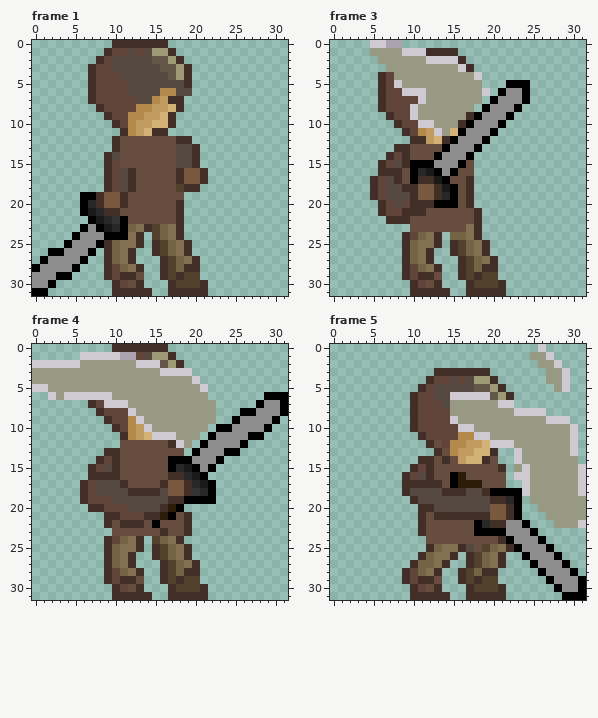
A animated GIF sprite gets an edit: Game Sprites/With new color/Sprite With Animation/Fixed/Attack 2(Melee)/Attack 2 - iii.gif. Above, as it was before the edit.
The file is 128x128 pixels, drawn in blocks of 4x4; one block is one cell here. Colours within 5 levels of each other are drawn and written as one. Shown: frame 1, frame 3, frame 4, frame 5. The commit also changed other frames, which this record leaves out.
Now the later version:
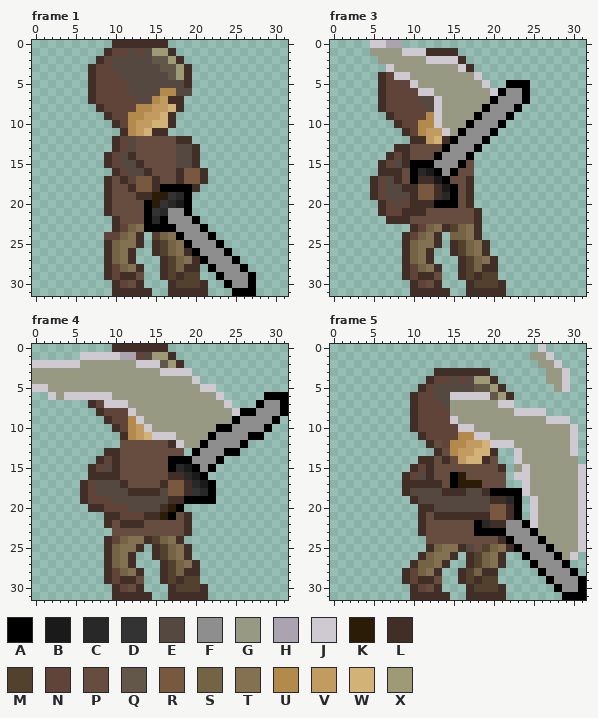
Palette (. is transparent): A #000000  B #1a1a1a  C #282828  D #333333  E #554840  F #8e8e8e  G #979983  H #aca3b1  J #cfcad2  K #2b1c07  L #412e27  M #52412c  N #604439  P #664d3f  Q #625749  R #78583e  S #756345  T #847152  U #b3894c  V #c19b60  W #d3b278  X #9e9a75
The edit:
Changed rows in their new state; - is an unchanged pixel.
Frame 1:
first column x 0:
12 -----------NE---------------
13 -----------NE---------------
14 ----------NEL---------------
15 -----------EEL--------------
16 ---------.LNEEL-------------
17 ----------PLNRRL------------
18 ----------PP-RRLAAAA--------
19 ------...LPP-LLKKDCA--------
20 ------...LPP--AKDCBA--------
21 ------...-P---ADCFFA--------
22 -------...LP--ACAFFFA-------
23 ------....LN--AAAAFFFA------
24 -----....NNS------AFFFA-----
25 ----.....----------AFFFA----
26 --......------------AFFFA---
27 -......--------------AFFFA--
28 ......----------------AFFFA-
29 .....------------------AFFFA
30 ...---------------------AFFA
31 ..-----------------------AAA
Frame 3:
first column x 7:
 3 J-------------
 4 -JJ-----------
 5 -NNJ--------J-
 6 --NN-J------GJ
 7 ----EEJ-----G-
 8 ---NNEJ----G--
 9 ---NNUJ---G---
10 ----UUJ--G----
11 ------VJG-----
first column x 10:
23 LNSTLMS
Frame 4:
first column x 20:
 5 --J---
 6 --GJ--
 7 ---GJ-
 8 ---GGJ
 9 ---GG-
10 --G---
11 -G----
12 G-----
first column x 13:
22 --P-
23 ---P
24 TL--
Frame 5:
first column x 25:
19 J-----J
20 J-----J
21 JG----J
22 JGG----
23 -GGGGGJ
24 --GGGGJ
25 ---GGGJ
26 ----GJ-
Pixel boxes of the changes (left, top, right, bottom) in both pictures:
changed: (32, 136, 256, 296)
changed: (386, 64, 498, 136)
changed: (410, 224, 466, 232)
added: (192, 384, 240, 448)
changed: (136, 520, 168, 544)
changed: (530, 496, 586, 560)
